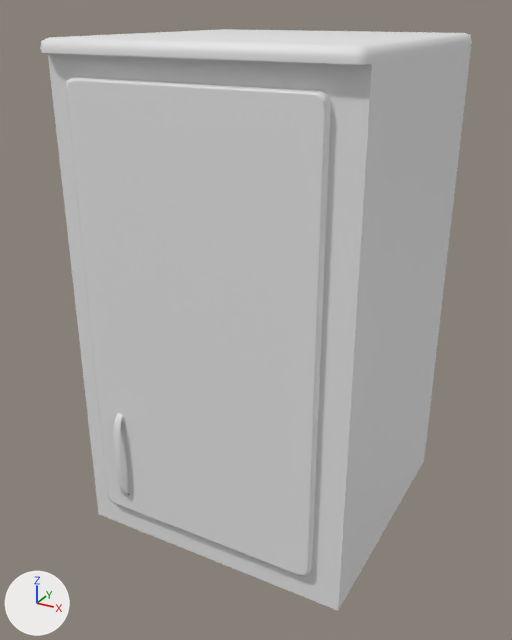
Two versions of the FBX model Assets/ART/Meshes/KITCHEN/SM_Kitchen_Cupboard_Small.fbx, one commit apart.
Both versions are drawn from a 50 mm camera at (0.807, -1.908, 0.684) aimed at (-0.015, -0.413, -0.064). Arrows for +X, +Y and +Z are at lower left; the lights stay in place. The picture after the commit comes second. Where no turn or scale is listed for an object, it has been applied to the vertices.

Objects in the first picture: 'SM_Kitchen_Cupboard_Small', 'SM_Kitchen_Cupboard_Small_Door'.
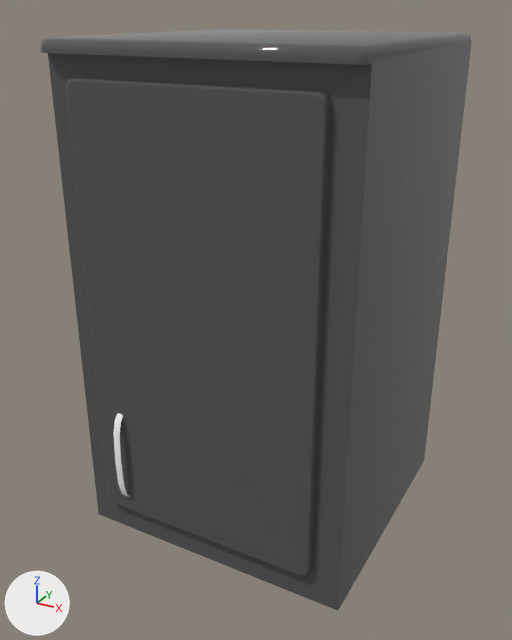
Location of each change, (x1, y1, x2, y2) in pixels of the pictures (512 x 640 px):
'SM_Kitchen_Cupboard_Small', recoloured (white to dark grey)
    both: (40, 29, 472, 611)
part 1 of me_mesh_001, recoloured (white to dark grey)
    both: (66, 77, 331, 577)
part 2 of me_mesh_001, recoloured
    both: (113, 413, 130, 497)

Patch to the scene script:
```diff
--- a/Assets/ART/Meshes/KITCHEN/SM_Kitchen_Cupboard_Small.fbx.py
+++ b/Assets/ART/Meshes/KITCHEN/SM_Kitchen_Cupboard_Small.fbx.py
@@ mat_m_plastic_counters @@
+mat_m_plastic_counters = principled_material('M_Plastic_Counters')
+mat_m_plastic_counters.base_color = (0.0948, 0.0948, 0.0948)  # dark grey #575757
+mat_m_plastic_counters.roughness = 0.0
@@ mat_m_counters_knob @@
+mat_m_counters_knob = principled_material('M_Counters_Knob')
+mat_m_counters_knob.base_color = (1.0, 1.0, 1.0)  # white #ffffff
+mat_m_counters_knob.roughness = 0.0
@@ me_mesh @@
 me_mesh.from_pydata(...)  # 50 vertices, 42 faces; spans x -0.366..0.366, y -0.73..0.0, z -0.628..0.628
+me_mesh.materials.append(mat_m_plastic_counters)  # dark grey #575757
@@ me_mesh_001 @@
 me_mesh_001.from_pydata(...)  # 106 vertices, 108 faces; spans x -0.603..0.0, y -0.045..0.0, z -0.55..0.55
 # used by ob_sm_kitchen_cupboard_small_door; location = (0.294, -0.7, 0.0)
+# me_mesh_001 part 1: all 60 faces centred in x -0.603..0.0, y -0.02..0.0, z -0.55..0.55 switch from no material to mat_m_plastic_counters (dark grey #575757)
+# me_mesh_001 part 2: all 48 faces centred in x -0.54..-0.523, y -0.043..-0.024, z -0.499..-0.256 switch from no material to mat_m_counters_knob (white #ffffff)
```
